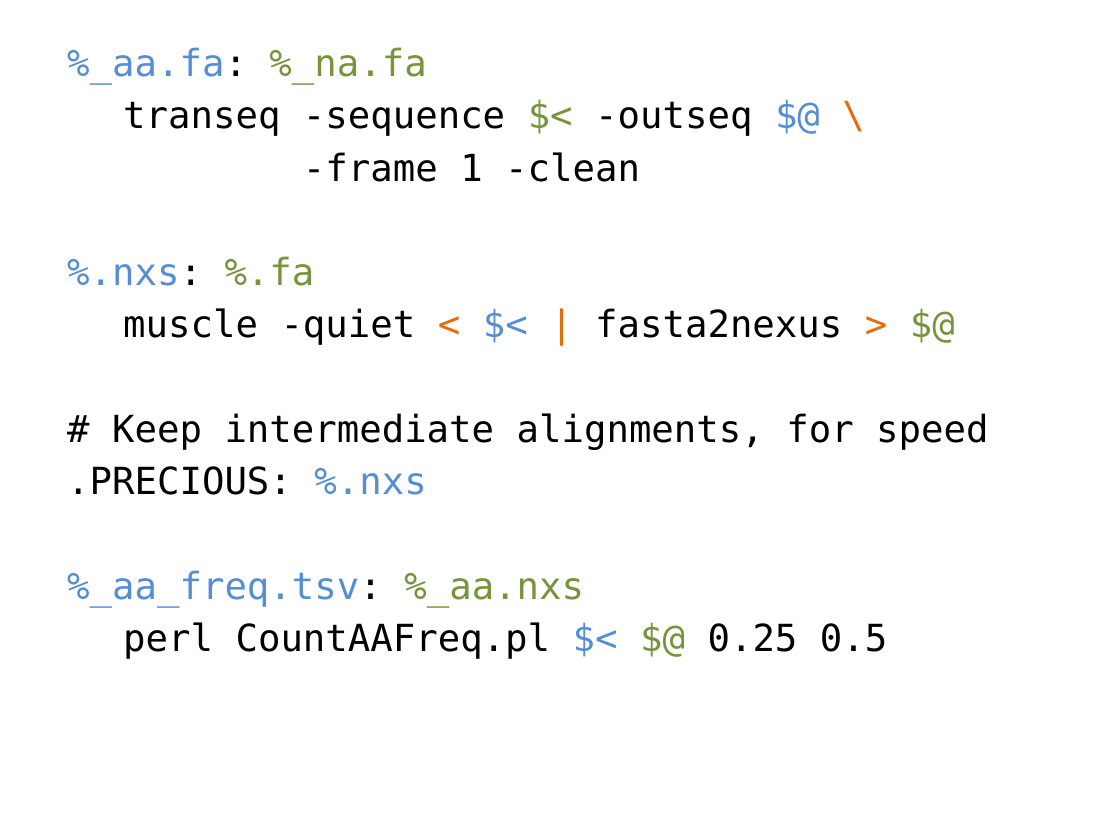
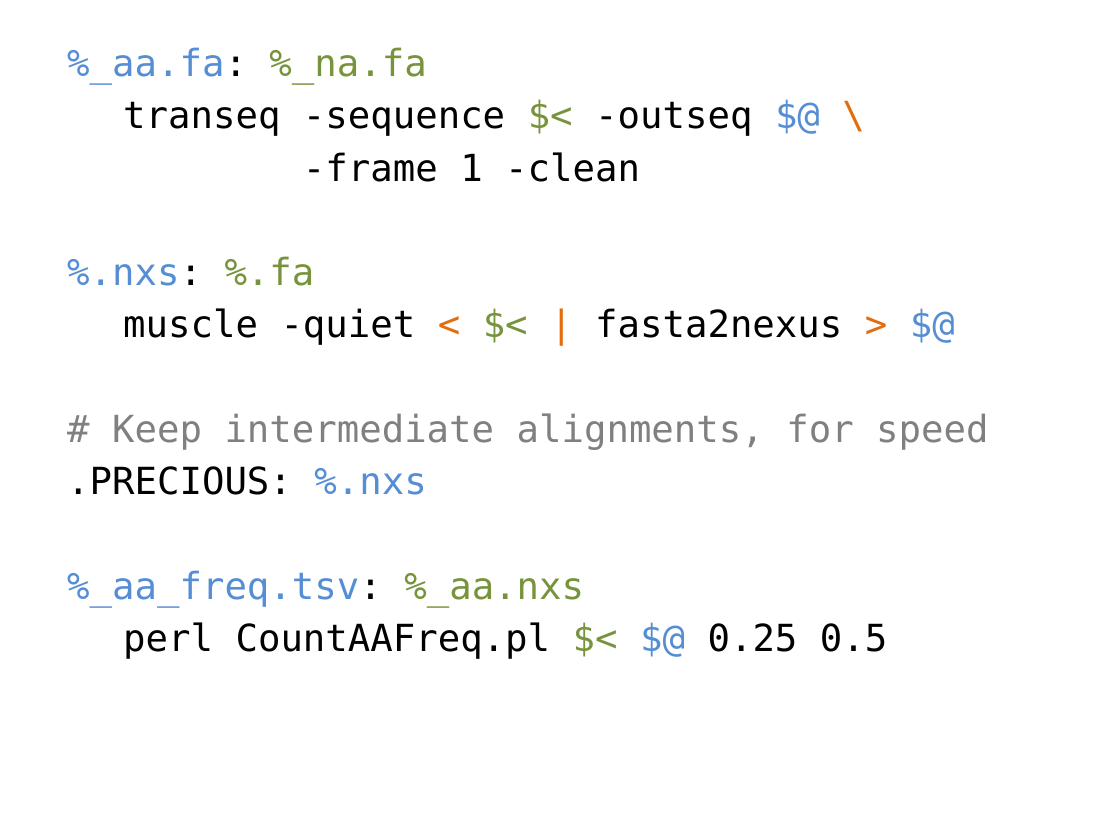
Before and after one commit to tsibley/Workflows-and-Parallel-Processing, a slide deck: slide 16 of CBG-2014-05-06.pptx (slide 14 before the commit). Drawn at 1120x840 pixels with LibreOffice and Linux fonts; fonts in the diff are those of the drawing. Boxes give left, top, right and bottom in pixels: in the first picture for what was removed or moved away, otherwise in the second. Text is boxed around its words. In the diff, an @@ line names an element or a change of style, - is before the commit and + after.

```diff
--- a/CBG-2014-05-06.pptx
+++ b/CBG-2014-05-06.pptx
@@ text at bbox=[112, 308, 988, 659]: text colour #558ED5 to #77933C in "$<", "$<"; text colour #77933C to #558ED5 in "$@", "$@"; text colour #000000 to #808080 in "# Keep intermediate alignments, for speed" @@
```
Also in this commit, not shown: 11 other slides changed, 5 slides added.
